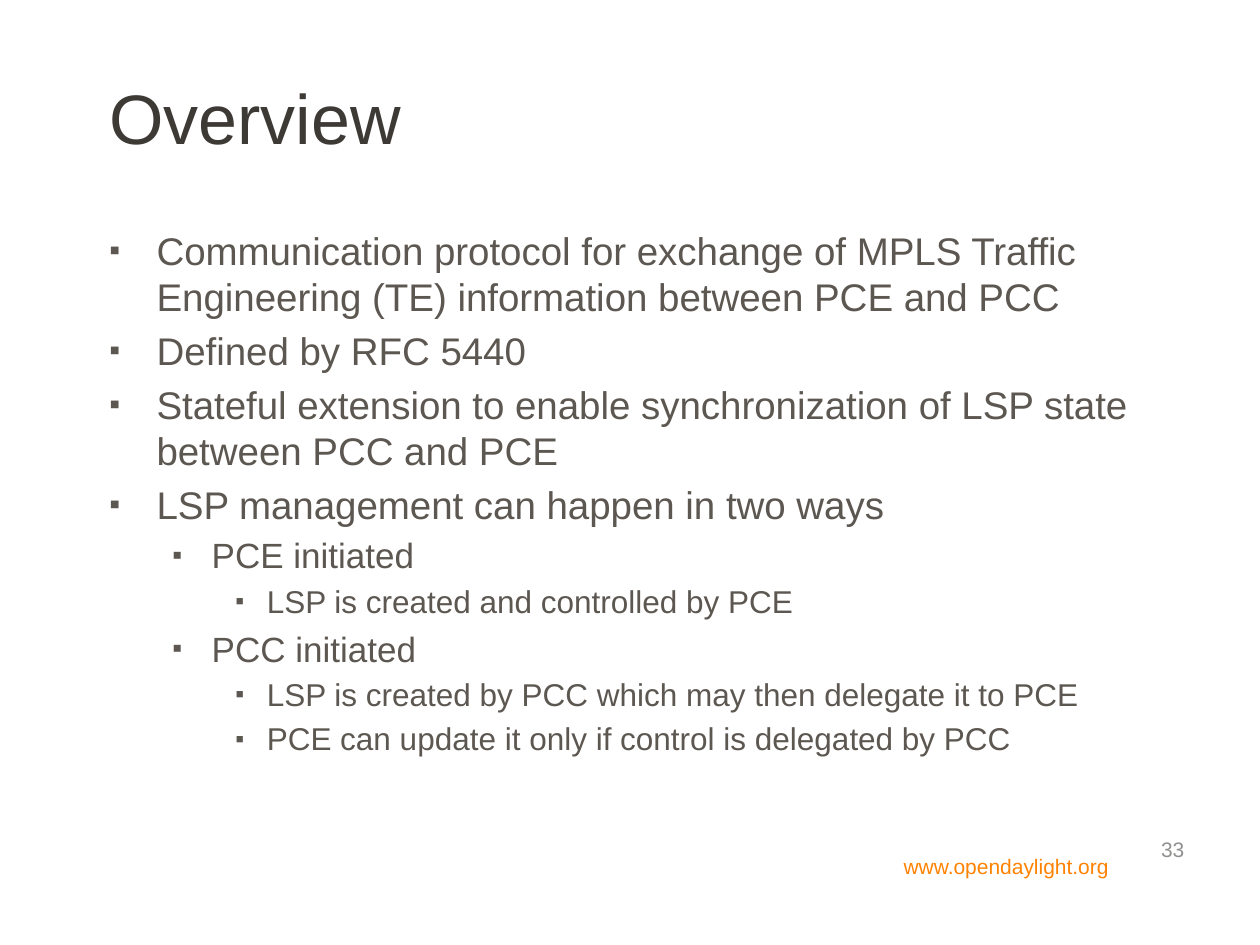
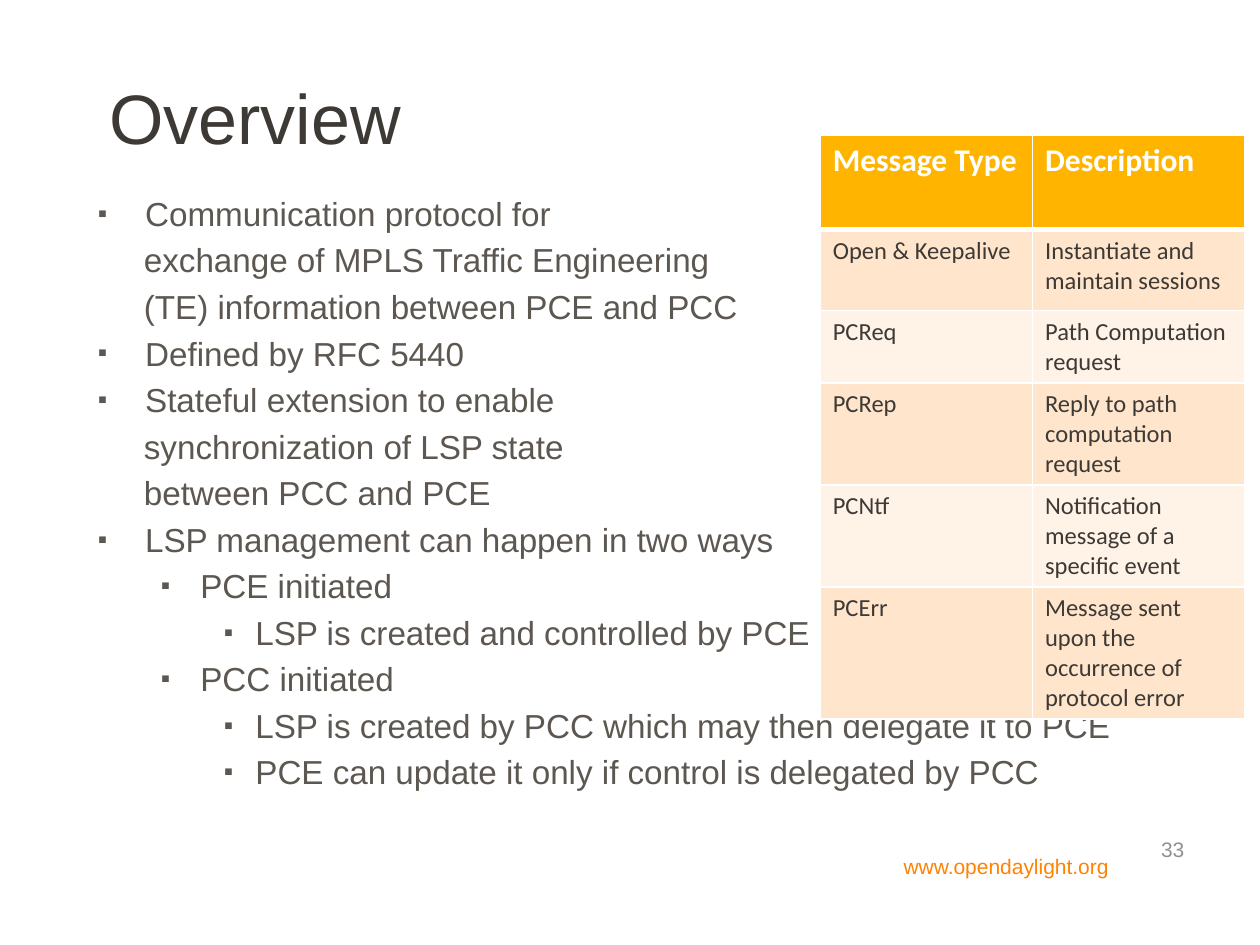
Before and after one commit to CiscoDevNet/opendaylight-setup, a slide deck: slide 33 of docs/tutorial/slides.pptx. Drawn at 1260x945 pixels with LibreOffice and Linux fonts; fonts in the diff are those of the drawing; background and template pictures are left out. Boxes give left, top, right and bottom in pixels: in the first picture for what was removed or moved away, otherwise in the second. Text is boxed around its words. In the diff, an @@ line names an element or a change of style, - is before the commit and + after.

Commit message:
Update slides

```diff
--- a/docs/tutorial/slides.pptx
+++ b/docs/tutorial/slides.pptx
@@ table added at (820, 135, 1246, 714), 6 rows, 2 columns @@
+Message Type | Description
+Open & Keepalive | Instantiate and maintain sessions
+PCReq | Path Computation request
+PCRep | Reply to path computation request
+PCNtf | Notification message of a specific event
+PCErr | Message sent upon the occurrence of protocol error
@@ text "Communication protocol for": place and size @@
-text "Communication protocol for" at (157, 237, 1127, 756)
+text "Communication protocol for" at (144, 202, 1110, 791)
@@ text at (144, 202, 737, 325): text changed; size 22 to 19 pt @@
-▪ Communication protocol for exchange of MPLS Traffic Engineering (TE) information between PCE and PCC
+▪ Communication protocol for
+exchange of MPLS Traffic Engineering
+(TE) information between PCE and PCC
@@ text at (145, 342, 1110, 791): size 22 to 19 pt in "Defined by RFC 5440", "LSP management can happen in two ways"; size 20 to 19 pt in "PCE initiated", "PCC initiated"; size 18 to 19 pt in "LSP is created and controlled by PCE", "LSP is created by PCC which may ...", "PCE can update it only if control ..." @@
@@ text at (144, 388, 564, 506): text changed; size 22 to 19 pt @@
-▪ Stateful extension to enable synchronization of LSP state between PCC and PCE
+▪ Stateful extension to enable
+synchronization of LSP state
+between PCC and PCE
```
